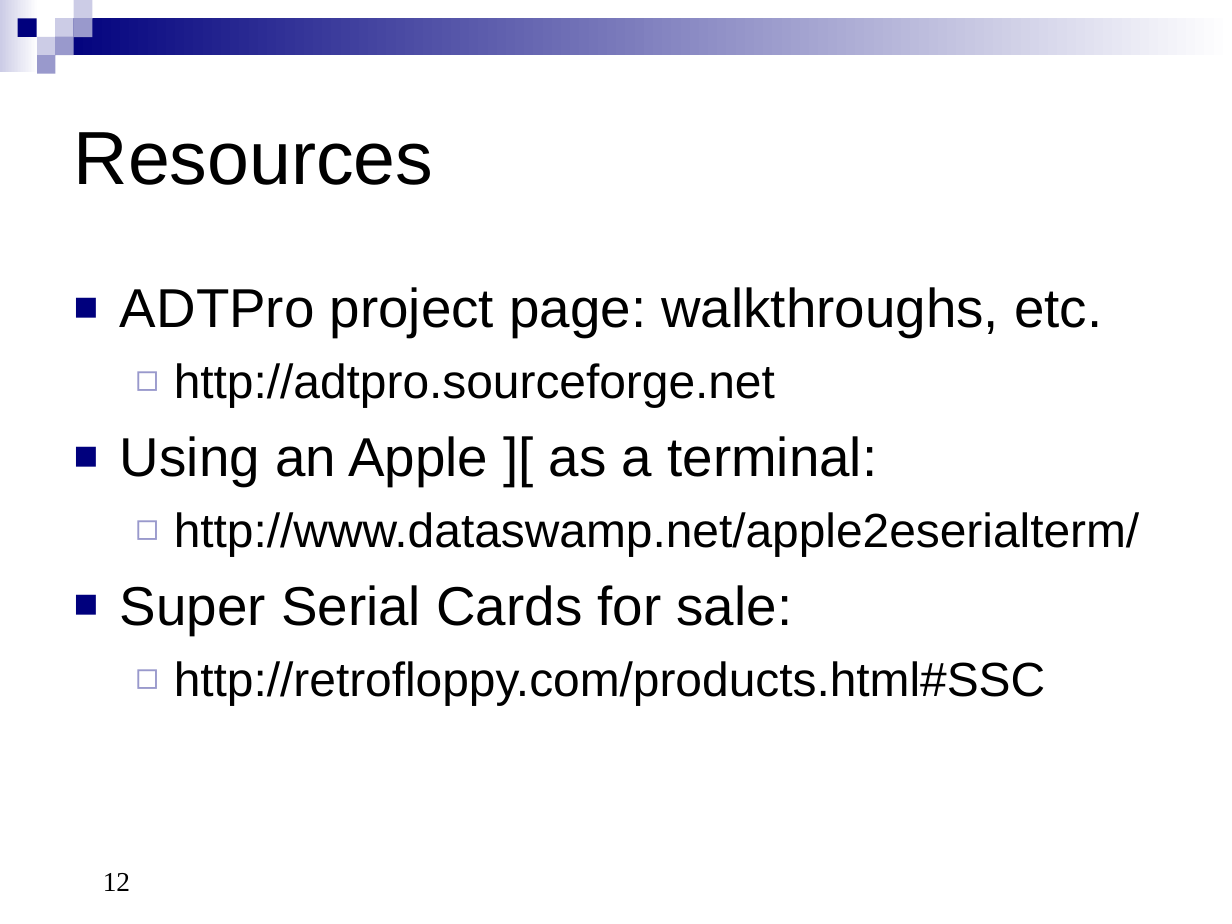
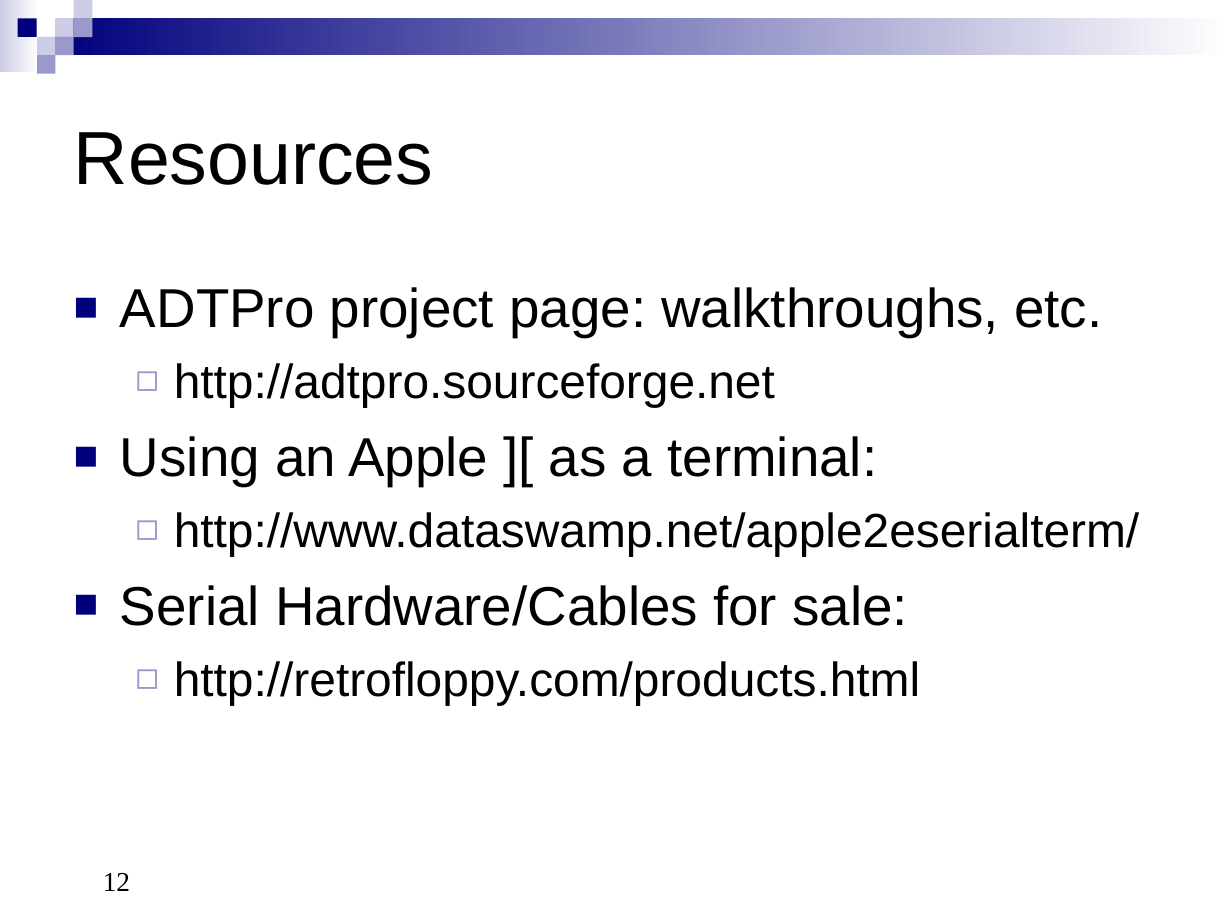
Before and after one commit to knghtbrd/adtpro, a slide deck: slide 12 of doc/src/site/resources/ADTProIntro.ppt. Drawn at 1232x924 pixels with LibreOffice and Linux fonts; fonts in the diff are those of the drawing. Boxes give left, top, right and bottom in pixels: in the first picture for what was removed or moved away, otherwise in the second. Text is boxed around its words. In the diff, an @@ line names an element or a change of style, - is before the commit and + after.

```diff
--- a/doc/src/site/resources/ADTProIntro.ppt
+++ b/doc/src/site/resources/ADTProIntro.ppt
@@ text at [120,585,920,705]: text changed @@
-■ Super Serial Cards for sale:
-  ◻ http://retrofloppy.com/products.html#SSC
+■ Serial Hardware/Cables for sale:
+  ◻ http://retrofloppy.com/products.html
```
Also in this commit, not shown: 1 other slide changed, 2 slides added, 1 slide removed, 2 other files.
